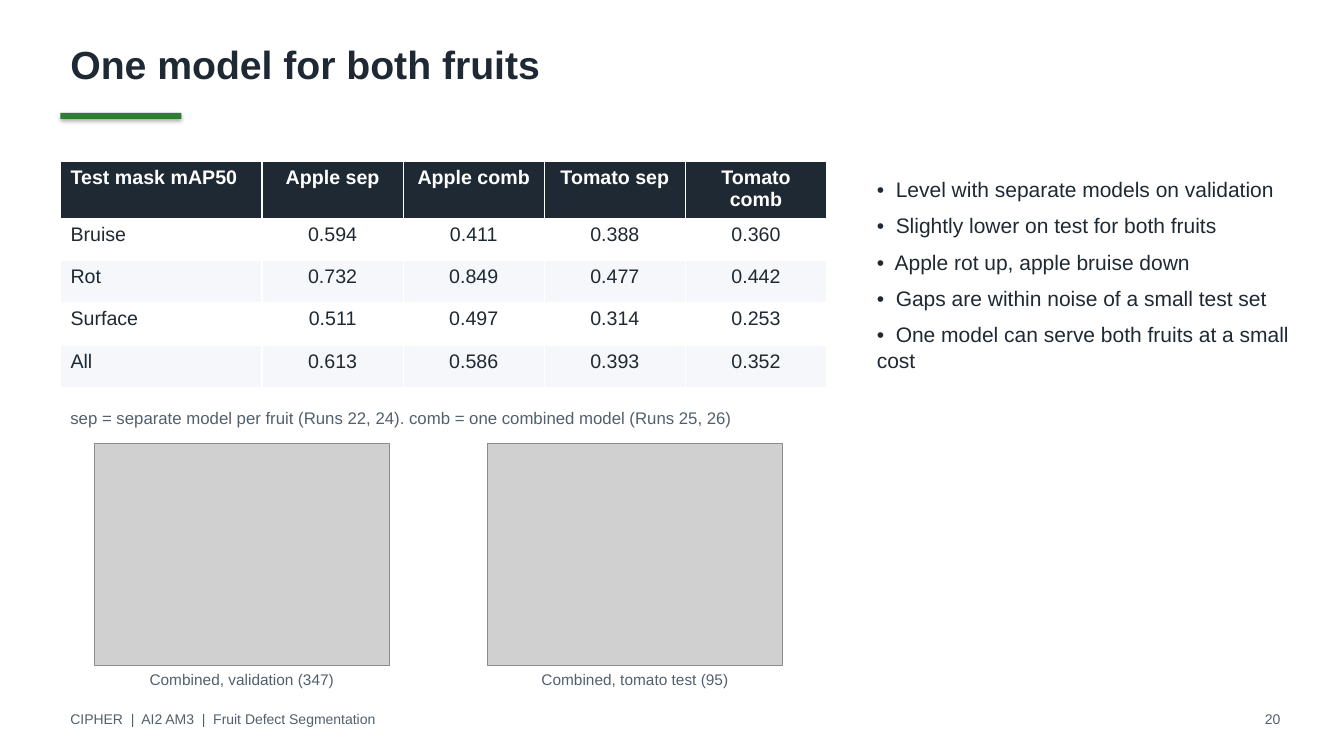
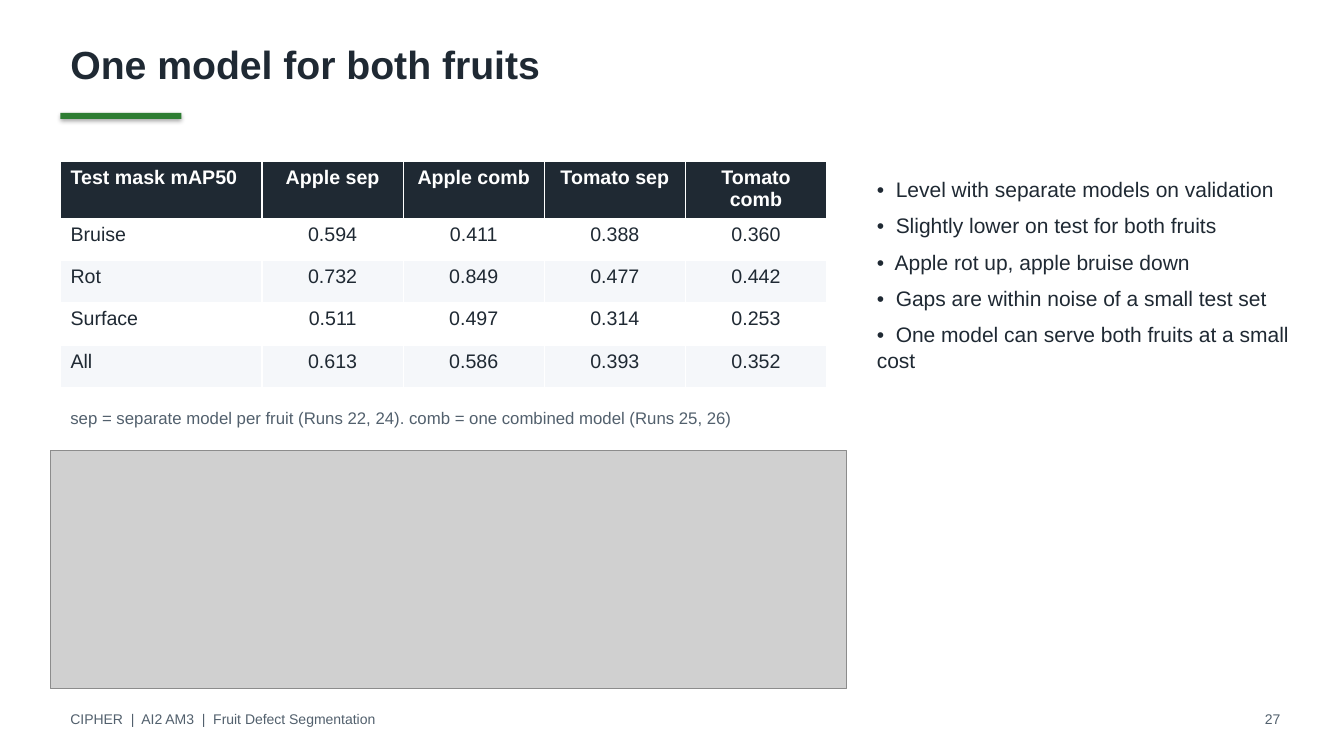
Before and after one commit to deangg/instancesegmentation, a slide deck: slide 27 of slides/CIPHER_AI2_Final_Defense.pptx (slide 20 before the commit). Drawn at 1344x756 pixels with LibreOffice and Linux fonts; fonts in the diff are those of the drawing; grey boxes stand for pictures. Boxes give left, top, right and bottom in pixels: in the first picture for what was removed or moved away, otherwise in the second. Text is boxed around its words. In the diff, an @@ line names an element or a change of style, - is before the commit and + after.

```diff
--- a/slides/CIPHER_AI2_Final_Defense.pptx
+++ b/slides/CIPHER_AI2_Final_Defense.pptx
@@ picture removed at bbox=[487, 444, 782, 665] @@
@@ picture: place and size @@
-picture at bbox=[94, 444, 389, 665]
+picture at bbox=[50, 450, 847, 689]
@@ text removed at bbox=[150, 674, 334, 688] @@
-Combined, validation (347)
@@ text removed at bbox=[541, 674, 728, 688] @@
-Combined, tomato test (95)
@@ text at bbox=[1265, 714, 1281, 724]: text changed @@
-20
+27
```
Also in this commit, not shown: 21 other slides changed, 7 slides added, 18 other files.
